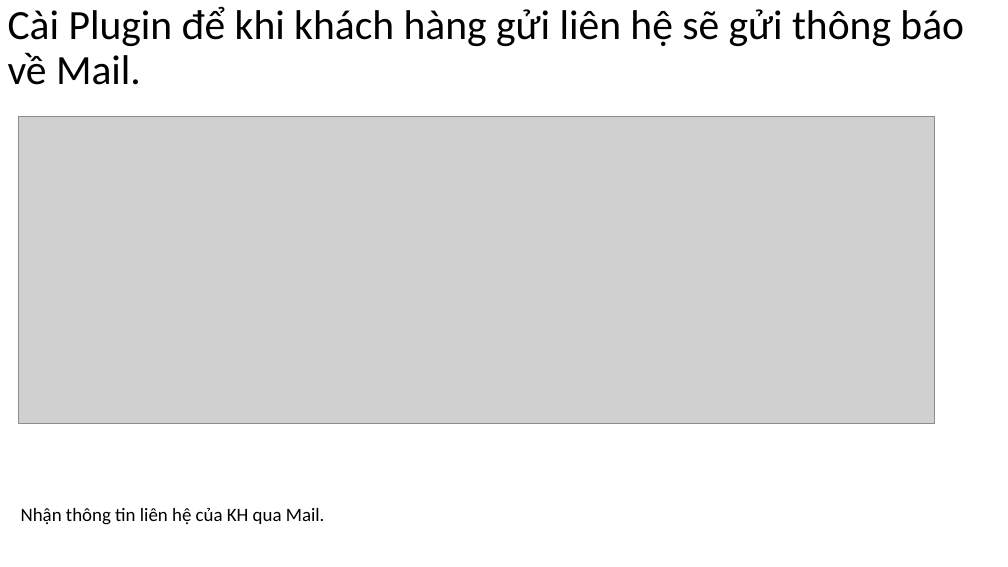
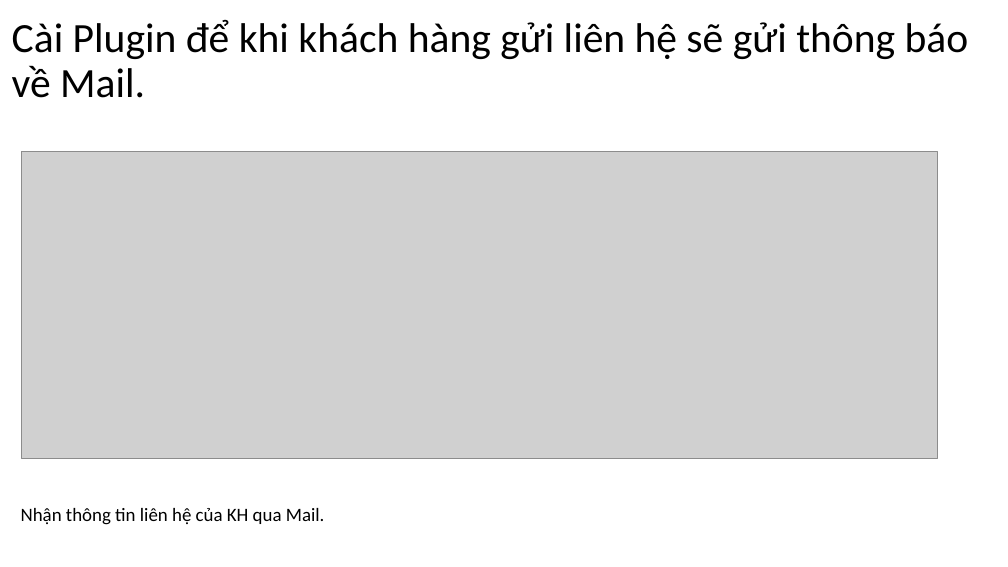
Before and after one commit to DangVanDoan05/TAILIEUWORDPRESS14-12-2024, a slide deck: slide 16 of Cấu hình Mail thông báo đơn hàng, trang liên hệ.pptx. Drawn at 1008x567 pixels with LibreOffice and Linux fonts; fonts in the diff are those of the drawing; grey boxes stand for pictures. Boxes give left, top, right and bottom in pixels: in the first picture for what was removed or moved away, otherwise in the second. Text is boxed around its words. In the diff, an @@ line names an element or a change of style, - is before the commit and + after.

```diff
--- a/Cấu hình Mail thông báo đơn hàng, trang liên hệ.pptx
+++ b/Cấu hình Mail thông báo đơn hàng, trang liên hệ.pptx
@@ title "Cài Plugin để khi khách ...": place and size @@
-title "Cài Plugin để khi khách ..." at [8, 7, 964, 85]
+title "Cài Plugin để khi khách ..." at [12, 20, 969, 98]
@@ picture: place and size @@
-picture at [18, 116, 935, 423]
+picture at [21, 151, 938, 458]
```
Also in this commit, not shown: 3 other slides changed, 8 other files.
